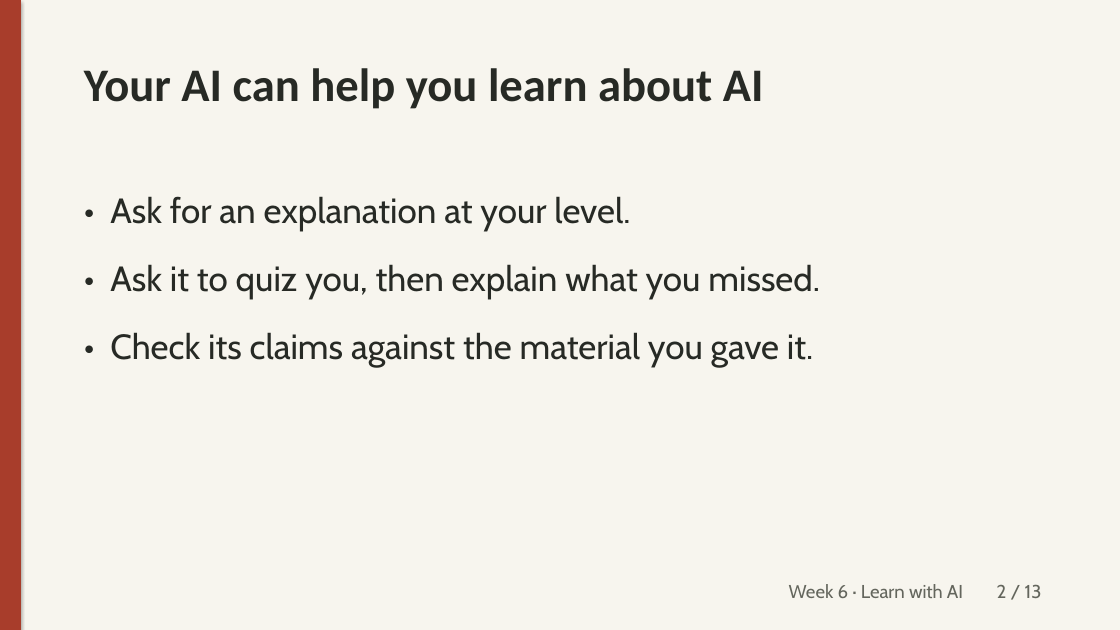
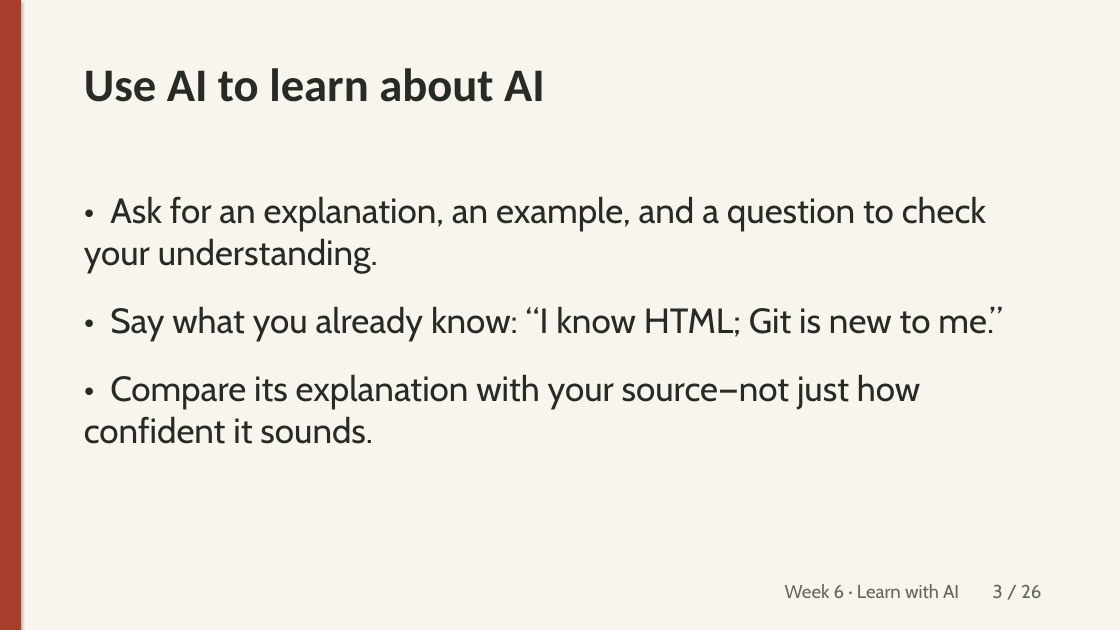
Before and after one commit to unforcedagi/learn-vibe-build-deck, a slide deck: slide 3 of lessons/week-6/_src/week6-lecture.pptx (slide 2 before the commit). Drawn at 1120x630 pixels with LibreOffice and Linux fonts; fonts in the diff are those of the drawing. Boxes give left, top, right and bottom in pixels: in the first picture for what was removed or moved away, otherwise in the second. Text is boxed around its words. In the diff, an @@ line names an element or a change of style, - is before the commit and + after.

Commit message:
Restore substantive Week 6 teaching from recent student gaps; definitions and examples before one demo (#11)

```diff
--- a/lessons/week-6/_src/week6-lecture.pptx
+++ b/lessons/week-6/_src/week6-lecture.pptx
@@ text at bbox=[84, 68, 545, 102]: text changed @@
-Your AI can help you learn about AI
+Use AI to learn about AI
@@ text at bbox=[84, 196, 1002, 444]: text changed @@
-• Ask for an explanation at your level.
-• Ask it to quiz you, then explain what you missed.
-• Check its claims against the material you gave it.
+• Ask for an explanation, an example, and a question to check your understanding.
+• Say what you already know: “I know HTML; Git is new to me.”
+• Compare its explanation with your source—not just how confident it sounds.
@@ text at bbox=[785, 584, 1041, 598]: text changed @@
-Week 6 · Learn with AI 2 / 13
+Week 6 · Learn with AI 3 / 26
```
Also in this commit, not shown: 10 other slides changed, 15 slides added, 2 slides removed, 8 other files.
